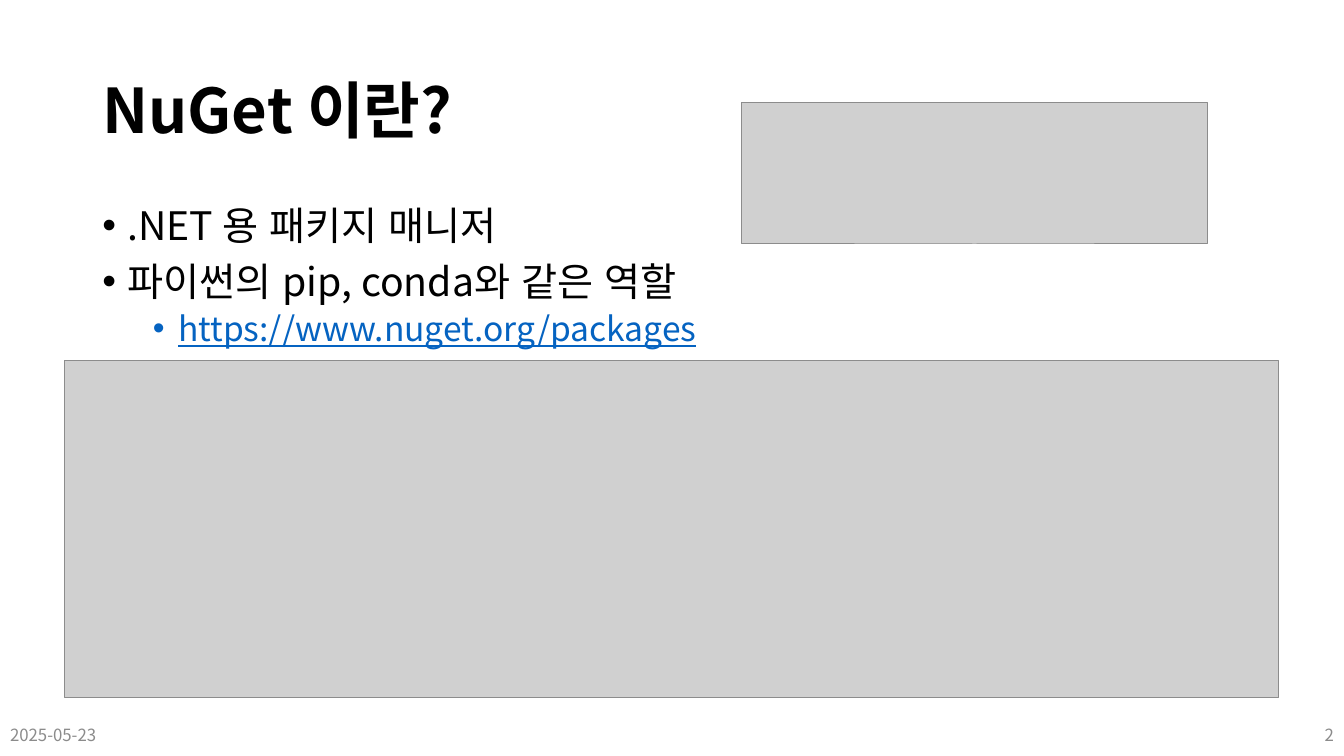
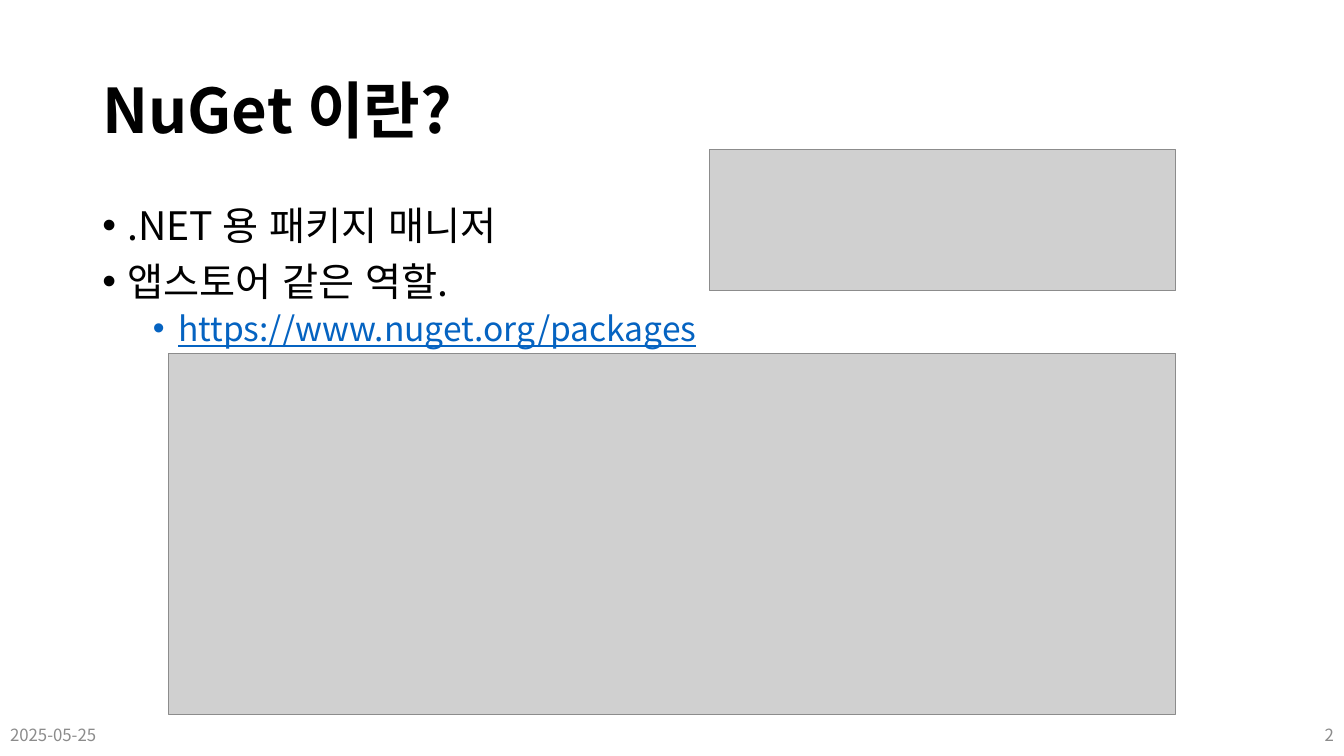
Before and after one commit to Leader-Lesson/KDT_SF_Short_5th, a slide deck: slide 2 of material/19_CSharp_WPF (디자인 패턴).pptx. Drawn at 1344x756 pixels with LibreOffice and Linux fonts; fonts in the diff are those of the drawing; grey boxes stand for pictures; background and template pictures are left out. Boxes give left, top, right and bottom in pixels: in the first picture for what was removed or moved away, otherwise in the second. Text is boxed around its words. In the diff, an @@ line names an element or a change of style, - is before the commit and + after.

```diff
--- a/material/19_CSharp_WPF (디자인 패턴).pptx
+++ b/material/19_CSharp_WPF (디자인 패턴).pptx
@@ picture: place and size @@
-picture at [741,103,1207,245]
+picture at [710,149,1176,291]
@@ text at [128,263,449,299]: text changed @@
-• 파이썬의 pip, conda와 같은 역할
+• 앱스토어 같은 역할.
@@ picture: place and size @@
-picture at [65,361,1278,698]
+picture at [168,353,1177,714]
@@ text at [10,728,96,741]: text changed @@
-2025-05-23
+2025-05-25
```
Also in this commit, not shown: 17 other slides changed, 8 slides removed, 8 other files.
